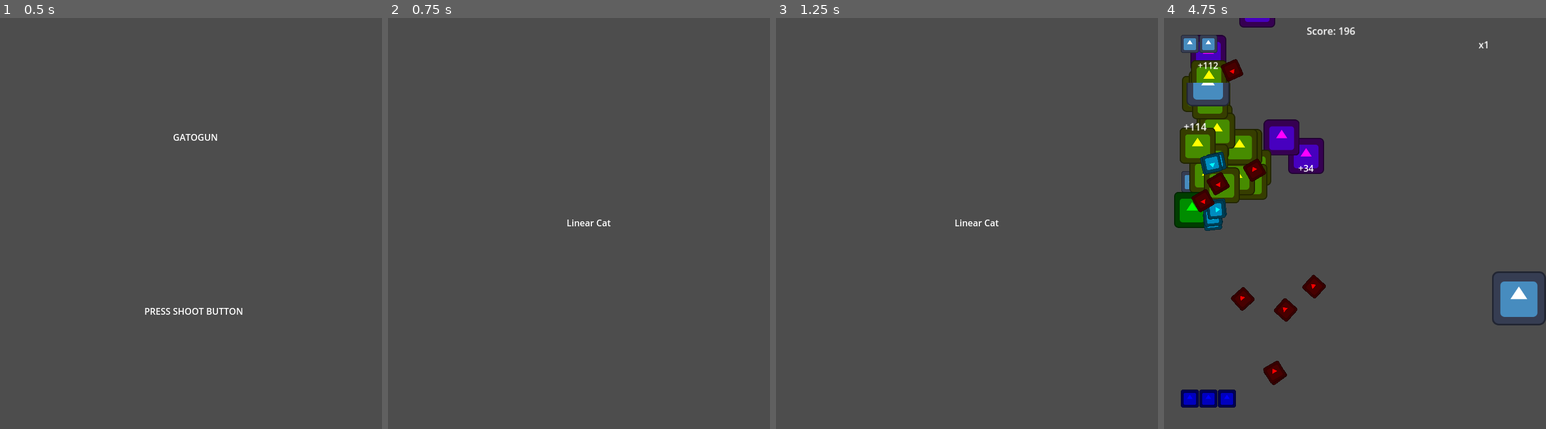
Above: before the commit, frames 1-4 (left to right).
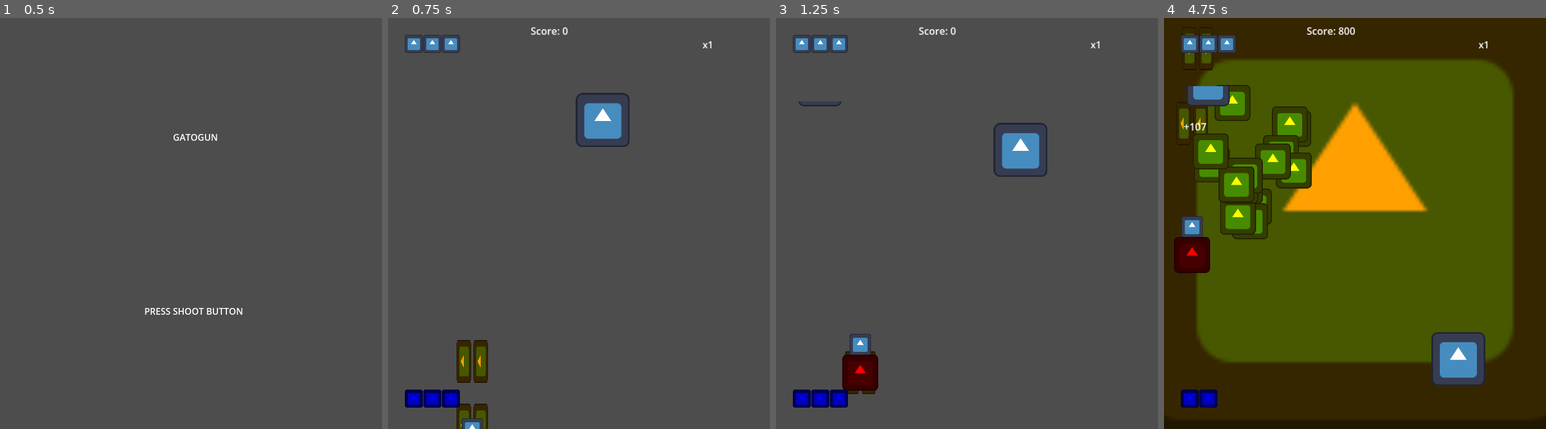
Above: after the commit, the same moments.

Repository: Zeroeth-0/Gatogun
Game: Godot game, scene res://scenes/UI/title_screen.tscn
Two runs of this game, one before a commit and one after it. Both use one fixed random seed, a clock stepped at 60 frames per second and the inputs below. The engine's default icon, where the game draws it, is replaced by a stand-in: a white triangle on a blue panel in a dark square.
Inputs:
- Up to frame 1 (0.5 s): no input
- Up to frame 2 (0.75 s): tap Enter (Start) at 0.5 s; hold Right (RIGHT) from 0.53 s (still down); hold Z (A) from 0.53 s (still down)
- Up to frame 3 (1.25 s): keep holding Right (RIGHT); keep holding Z (A); tap X (B) at 0.8 s
- Up to frame 4 (4.75 s): release Right (RIGHT) at 1.28 s; release Z (A) at 1.28 s; hold Down (DOWN) 1.28-2.03 s; tap X (B) at 1.35, 3.05, 3.6 s; tap C (C) at 1.55, 4.35 s; hold Right (RIGHT) 2.03-2.78 s; hold C (C) 2.03-2.78 s; tap Z (A) at 2.3, 2.85, 4.55 s; hold Up (UP) 2.78-3.53 s; hold C (C) 3.53-4.28 s; hold Left (LEFT) from 3.53 s (still down)

Frame 1 is identical in both runs. In frame 2, 3.4% of the frame differs, in the area x 4-85%, y 2-100%; in frame 3, 3.3%; in frame 4, 96%, in the area x 0-100%, y 0-100%.

Commit message:
Styles: GATO & DOLL

Diff:
--- a/scenes/UI/character_select.tscn
+++ /dev/null
@@ -1,30 +0,0 @@
-[gd_scene load_steps=3 format=3 uid="uid://2ljl16vuntk2"]
-
-[ext_resource type="Script" uid="uid://carynk1lny4fj" path="res://source/UI/character_select.gd" id="1_f6u33"]
-[ext_resource type="PackedScene" uid="uid://bi7uyv2plo07x" path="res://scenes/levels/world.tscn" id="2_24n8n"]
-
-[node name="Character Select" type="Control" node_paths=PackedStringArray("character_sprite", "character_label")]
-layout_mode = 3
-anchors_preset = 15
-anchor_right = 1.0
-anchor_bottom = 1.0
-grow_horizontal = 2
-grow_vertical = 2
-script = ExtResource("1_f6u33")
-character_sprite = NodePath("TextureRect")
-character_label = NodePath("Label")
-next_scene = ExtResource("2_24n8n")
-
-[node name="TextureRect" type="TextureRect" parent="."]
-layout_mode = 0
-offset_left = 277.0
-offset_top = 207.0
-offset_right = 317.0
-offset_bottom = 247.0
-
-[node name="Label" type="Label" parent="."]
-layout_mode = 0
-offset_left = 318.0
-offset_top = 352.0
-offset_right = 358.0
-offset_bottom = 375.0
--- a/scenes/UI/title_screen.tscn
+++ b/scenes/UI/title_screen.tscn
@@ -1,7 +1,7 @@
 [gd_scene load_steps=3 format=3 uid="uid://dra7yqg0s7urp"]
 
 [ext_resource type="Script" uid="uid://ce6rccpqgcq1s" path="res://source/UI/title_gameover.gd" id="1_tg2ys"]
-[ext_resource type="PackedScene" uid="uid://2ljl16vuntk2" path="res://scenes/UI/character_select.tscn" id="2_iedop"]
+[ext_resource type="PackedScene" uid="uid://bi7uyv2plo07x" path="res://scenes/levels/world.tscn" id="2_u5veq"]
 
 [node name="Title Screen" type="Control"]
 layout_mode = 3
@@ -11,7 +11,7 @@
 grow_horizontal = 2
 grow_vertical = 2
 script = ExtResource("1_tg2ys")
-nextScene = ExtResource("2_iedop")
+nextScene = ExtResource("2_u5veq")
 
 [node name="Title" type="Label" parent="."]
 layout_mode = 0
--- a/scenes/levels/world.tscn
+++ b/scenes/levels/world.tscn
@@ -15,7 +15,7 @@
 [ext_resource type="PackedScene" uid="uid://c7eeyaje6ghkn" path="res://scenes/UI/h_box_container.tscn" id="13_e6078"]
 [ext_resource type="PackedScene" uid="uid://dog0k55xaa2s" path="res://scenes/items/max_power_up.tscn" id="14_8c33x"]
 
-[node name="World" type="Node2D"]
+[node name="World" type="Node2D" groups=["Level"]]
 script = ExtResource("1_btnht")
 waveFile = "res://source/levels/test.txt"
 enemyScenes = Array[PackedScene]([ExtResource("12_de0io"), ExtResource("3_xidr1")])
--- a/scenes/player/linear_cat.tscn
+++ /dev/null
@@ -1,50 +0,0 @@
-[gd_scene load_steps=6 format=3 uid="uid://bdwrnere5ixd8"]
-
-[ext_resource type="Script" uid="uid://dtihhbg6wigvr" path="res://source/player/player.gd" id="1_yk73g"]
-[ext_resource type="PackedScene" uid="uid://cayls45qnqvte" path="res://scenes/bullets/player/bomb.tscn" id="2_2l8o3"]
-[ext_resource type="Texture2D" uid="uid://cuojt0mdh67vh" path="res://icon.svg" id="2_l3m3u"]
-[ext_resource type="PackedScene" uid="uid://cjhkionj3a6h3" path="res://scenes/weapons/player/weapon.tscn" id="4_288yd"]
-
-[sub_resource type="RectangleShape2D" id="RectangleShape2D_klkvo"]
-
-[node name="CatPlayer" type="CharacterBody2D" node_paths=PackedStringArray("sprite", "hitbox") groups=["Player"]]
-z_index = 4
-script = ExtResource("1_yk73g")
-sprite = NodePath("Icon")
-bomb = ExtResource("2_2l8o3")
-hitbox = NodePath("Denialzone")
-speed = 300
-screenMargin = 50
-
-[node name="Hurtbox" type="Area2D" parent="." groups=["Collect", "Player"]]
-z_index = 5
-
-[node name="CollisionShape2D" type="CollisionShape2D" parent="Hurtbox"]
-scale = Vector2(0.3, 0.3)
-shape = SubResource("RectangleShape2D_klkvo")
-debug_color = Color(0, 1, 0, 0.419608)
-
-[node name="Icon" type="Sprite2D" parent="."]
-modulate = Color(0, 1, 0, 1)
-z_index = 4
-scale = Vector2(0.5, 0.5)
-texture = ExtResource("2_l3m3u")
-
-[node name="CollisionShape2D" type="CollisionShape2D" parent="."]
-scale = Vector2(0.3, 0.3)
-shape = SubResource("RectangleShape2D_klkvo")
-disabled = true
-debug_color = Color(0, 1, 0, 0.419608)
-
-[node name="Denialzone" type="Area2D" parent="." groups=["Player"]]
-scale = Vector2(1.7, 1.7)
-
-[node name="CollisionShape2D" type="CollisionShape2D" parent="Denialzone"]
-scale = Vector2(4, 4)
-shape = SubResource("RectangleShape2D_klkvo")
-debug_color = Color(0, 1, 0, 0.419608)
-
-[node name="Weapon" parent="." instance=ExtResource("4_288yd")]
-
-[connection signal="area_entered" from="Hurtbox" to="." method="_on_hurtbox_area_entered"]
-[connection signal="area_exited" from="Hurtbox" to="." method="_on_hurtbox_area_exited"]
--- a/scenes/player/player.tscn
+++ b/scenes/player/player.tscn
@@ -10,6 +10,7 @@
 [node name="CatPlayer" type="CharacterBody2D" node_paths=PackedStringArray("sprite", "hitbox") groups=["Player"]]
 z_index = 4
 script = ExtResource("1_7pfs0")
+DollStyle = 2
 sprite = NodePath("Icon")
 bomb = ExtResource("2_ufgkt")
 hitbox = NodePath("Denialzone")
@@ -44,8 +45,7 @@
 shape = SubResource("RectangleShape2D_klkvo")
 debug_color = Color(0, 1, 0, 0.419608)
 
-[node name="Weapon" parent="." node_paths=PackedStringArray("sprite") instance=ExtResource("4_g6re5")]
-sprite = NodePath("../Icon")
+[node name="Weapon" parent="." instance=ExtResource("4_g6re5")]
 
 [connection signal="area_entered" from="Hurtbox" to="." method="_on_hurtbox_area_entered"]
 [connection signal="area_exited" from="Hurtbox" to="." method="_on_hurtbox_area_exited"]
--- a/scenes/player/wide_cat.tscn
+++ /dev/null
@@ -1,51 +0,0 @@
-[gd_scene load_steps=6 format=3 uid="uid://81sktqqbp7ea"]
-
-[ext_resource type="Script" uid="uid://dtihhbg6wigvr" path="res://source/player/player.gd" id="1_ujjkf"]
-[ext_resource type="PackedScene" uid="uid://cayls45qnqvte" path="res://scenes/bullets/player/bomb.tscn" id="2_fs4o1"]
-[ext_resource type="Texture2D" uid="uid://cuojt0mdh67vh" path="res://icon.svg" id="2_fwlg7"]
-[ext_resource type="PackedScene" uid="uid://cjhkionj3a6h3" path="res://scenes/weapons/player/weapon.tscn" id="3_8e7om"]
-
-[sub_resource type="RectangleShape2D" id="RectangleShape2D_klkvo"]
-
-[node name="CatPlayer" type="CharacterBody2D" node_paths=PackedStringArray("sprite", "hitbox") groups=["Player"]]
-z_index = 4
-script = ExtResource("1_ujjkf")
-sprite = NodePath("Icon")
-bomb = ExtResource("2_fs4o1")
-hitbox = NodePath("Denialzone")
-speed = 300
-screenMargin = 50
-
-[node name="Hurtbox" type="Area2D" parent="." groups=["Collect", "Player"]]
-z_index = 5
-
-[node name="CollisionShape2D" type="CollisionShape2D" parent="Hurtbox"]
-scale = Vector2(0.3, 0.3)
-shape = SubResource("RectangleShape2D_klkvo")
-debug_color = Color(0, 1, 0, 0.419608)
-
-[node name="Icon" type="Sprite2D" parent="."]
-modulate = Color(0, 1, 0, 1)
-z_index = 4
-scale = Vector2(0.5, 0.5)
-texture = ExtResource("2_fwlg7")
-
-[node name="CollisionShape2D" type="CollisionShape2D" parent="."]
-scale = Vector2(0.3, 0.3)
-shape = SubResource("RectangleShape2D_klkvo")
-disabled = true
-debug_color = Color(0, 1, 0, 0.419608)
-
-[node name="Denialzone" type="Area2D" parent="." groups=["Player"]]
-scale = Vector2(1.7, 1.7)
-
-[node name="CollisionShape2D" type="CollisionShape2D" parent="Denialzone"]
-scale = Vector2(4, 4)
-shape = SubResource("RectangleShape2D_klkvo")
-debug_color = Color(0, 1, 0, 0.419608)
-
-[node name="Weapon" parent="." node_paths=PackedStringArray("sprite") instance=ExtResource("3_8e7om")]
-sprite = NodePath("../Icon")
-
-[connection signal="area_entered" from="Hurtbox" to="." method="_on_hurtbox_area_entered"]
-[connection signal="area_exited" from="Hurtbox" to="." method="_on_hurtbox_area_exited"]
--- a/source/UI/character_select.gd
+++ /dev/null
@@ -1,29 +0,0 @@
-extends Control
-
-@export var character_sprite: TextureRect                                       # Aspecto de personaje a elegir
-@export var character_label: Label                                              # Nombre de personaje a elegir
-@export var next_scene: PackedScene                                             # Próxima escena
-
-var selected_index: int = 0
-var character_names: Array[String] = ["Wide Cat", "Linear Cat"]
-
-func _ready():
-	update_selection()
-
-func _input(_event):
-	if Input.is_action_pressed("RIGHT"):
-		selected_index = (selected_index + 1) % character_names.size()
-		update_selection()
-	elif Input.is_action_pressed("LEFT"):
-		selected_index = (selected_index - 1 + character_names.size()) % character_names.size()
-		update_selection()
-
-	# Seleccionar personaje e iniciar juego
-	if Input.is_action_just_pressed("C") or Input.is_action_just_pressed("A"): start_game()
-
-func update_selection():
-	character_label.text = character_names[selected_index]
-
-func start_game():
-	GAME.selectedCharacter = GAME.characterScenes[selected_index]  # Guarda selecciónc
-	get_tree().change_scene_to_packed(next_scene)  # Cambia de escena
--- a/source/levels/level_parser.gd
+++ b/source/levels/level_parser.gd
@@ -2,6 +2,8 @@
 
 @export_file var waveFile: String
 @export var enemyScenes: Array[PackedScene] = []
+var lives = 3
+var playing = true
 
 const LANE_GAP: int = 87
 
@@ -22,7 +24,6 @@
 func _ready() -> void:
 	_load_markers()
 	await _load_wave_data(waveFile)
-	GAME.lives = 2
 	GAME.spawn()
 
 func _load_markers() -> void:
--- a/source/player/player.gd
+++ b/source/player/player.gd
@@ -1,13 +1,17 @@
 extends CharacterBody2D
 
+# === ESTILOS ===
+enum StyleEnum { SPEED, STRONG, NEWBIE }
+
 # === EXPORTS GENERALES ===
+@export var DollStyle: StyleEnum = StyleEnum.SPEED
 @export var sprite: Sprite2D                                                    # Aspecto del jugador
 @export var bomb: PackedScene                                                   # Bomba
 @export var hitbox: Node2D                                                      # Colisión
 
 # === MOVIMIENTO ===
 @export_category("MOVEMENT")
-@export_range(150, 350, 50) var speed: int                                      # Velocidad de movimiento
+@export_range(150, 400, 50) var speed: int                                      # Velocidad de movimiento
 @export var screenMargin: int                                                   # Bordes de la pantalla
 var direction := Vector2.UP                                                     # Dirección de movimiento
 
@@ -22,13 +26,16 @@
 	playable = false
 	goPoint = GAME.goPoint
 
+	if DollStyle == StyleEnum.STRONG: WEAPON.lvl_up("MAX")
+
 # === LOOP PRINCIPAL ===
 func _process(_delta: float) -> void:
 	if playable:
 		_handle_movement()
 		_clamp_to_screen(get_viewport().get_visible_rect().size)
 		if Input.is_action_just_pressed("B") and GAME.bombCount > 0 and canDie: _handle_bombing()
-		speed = 150 if INPUT.fireHold else 350
+		if DollStyle == StyleEnum.SPEED: speed = 200 if INPUT.fireHold else 400
+		else: speed = 150 if INPUT.fireHold else 350
 	else:
 		# Movimiento automático antes de habilitar control
 		if not shielded:
@@ -74,11 +81,12 @@
 
 # === COLISIONES ===
 func _on_hurtbox_area_entered(area: Node) -> void:
-	if canDie and area.is_in_group("Damage") and GAME.bombCount == 0:
-		GAME.lives -= 1
-		GAME.store(global_position, false)
-		queue_free()
-	elif canDie and area.is_in_group("Damage"): _handle_bombing()
+	if canDie and area.is_in_group("Damage"):
+		if DollStyle == StyleEnum.NEWBIE and GAME.bombCount > 0: _handle_bombing()
+		else:
+			GAME.lives -= 1
+			GAME.store(global_position, false)
+			queue_free()
 
-func _on_hurtbox_area_exited(area: Node) -> void:
+func _on_hurtbox_area_exited(area: Node) -> void: # Enemy cutoff
 	if area.is_in_group("Ground"): area.get_parent().canShoot = true
--- a/source/weapons/option_manager.gd
+++ b/source/weapons/option_manager.gd
@@ -1,22 +1,24 @@
 extends Node2D
 
 # === ESTILOS ===
-enum StyleEnum { MAIN, STRONG, NEWBIE, CLASSIC, DAMAGE }
+enum StyleEnum { RANGE, DAMAGE, CLASSIC }
 
 # === EXPORTS GENERALES ===
-@export var PlayStyle: StyleEnum = StyleEnum.MAIN
+@export var GatoStyle: StyleEnum = StyleEnum.RANGE
 @export var stdTargetPos: Vector2 = Vector2.ZERO
 @export var dpsTargetPos: Vector2 = Vector2.ZERO
 
 # === FLUJO DE COMPORTAMIENTO ===
-func _process(delta: float) -> void:
+func _process(_delta: float) -> void:
 	option_waker()
+
+func _ready():
 	formation_handler()
 	shot_type()
 
 # === AUXILIAR ===
 func formation_handler():
-	match PlayStyle:
+	match GatoStyle:
 		StyleEnum.CLASSIC:
 			$OptionR.OptionType = $OptionR.OptionEnum.FOLLOW
 			$OptionL.OptionType = $OptionL.OptionEnum.FOLLOW
@@ -25,7 +27,7 @@
 			$OptionL.OptionType = $OptionL.OptionEnum.SIDES
 
 func shot_type():
-	match PlayStyle:
+	match GatoStyle:
 		StyleEnum.DAMAGE:
 			$OptionR.isLinear = true
 			$OptionL.isLinear = true
--- a/utils/GameManager.gd
+++ b/utils/GameManager.gd
@@ -6,8 +6,7 @@
 var directions = [Vector2(1, 1), Vector2(-1, 1), Vector2(1, -1), Vector2(-1, -1)]
 
 # === ESCENAS DISPONIBLES ===
-@onready var wideCat: PackedScene = preload("res://scenes/player/wide_cat.tscn")                    # Disparo ancho
-@onready var linearCat: PackedScene = preload("res://scenes/player/linear_cat.tscn")                # Disparo lineal
+@onready var cat: PackedScene = preload("res://scenes/player/player.tscn")                          # Jugador
 @onready var powerUp: PackedScene = preload("res://scenes/items/power_up.tscn")                     # Potenciador
 @onready var maxPowerUp: PackedScene = preload("res://scenes/items/max_power_up.tscn")              # Potenciador máximo
 @onready var uiContinue: PackedScene = preload("res://scenes/UI/continue.tscn")                     # Continuar
@@ -21,25 +20,24 @@
 var bombCount: int = 3
 
 var player: Node2D = null
-var characterScenes: Array[PackedScene] = []
-var selectedCharacter: PackedScene = null
 
 var spawnPos: Vector2 = Vector2(0, 0)
 var spawnContinued: bool = false
+var playing: bool = false
 
-func _ready() -> void:
-	# Guardamos los personajes jugables en el array
-	characterScenes = [wideCat, linearCat]
-
-func _process(delta):
-	if get_tree().get_nodes_in_group("Player").size() <= 0: spawn()
+func _process(_delta):
+	if get_tree().get_nodes_in_group("Level").size() >= 1:
+		var world = get_tree().get_first_node_in_group("Level");
+		lives = world.lives
+		playing = world.playing
+	if get_tree().get_nodes_in_group("Player").size() <= 0 and playing: spawn()
 
 func spawn() -> void:
 	# Si ya hay un jugador en escena, no hacer nada
 	if get_tree().get_nodes_in_group("Player").size() > 0: return
 
 	# Solo se hace respawn si hay personaje seleccionado y vidas disponibles
-	if selectedCharacter and lives >= 0:
+	if cat and lives >= 0:
 		# Instanciar potenciadores
 		var totalItems = (WEAPON.burstLvl - 1) + WEAPON.optionCounter if !spawnContinued else 0
 		for i in totalItems - get_tree().get_nodes_in_group("PowerUp").size():
@@ -56,10 +54,10 @@
 		WEAPON.optionCounter = 0
 
 		# Instanciar jugador
-		var instance = selectedCharacter.instantiate()
+		var instance = cat.instantiate()
 		instance.position = spawnPoint
 		if get_tree().current_scene: get_tree().current_scene.call_deferred("add_child", instance)
-	elif selectedCharacter and lives < 0:
+	elif cat and lives < 0:
 		var uiCont = uiContinue.instantiate()
 		uiCont.position = Vector2(0, 0)
 		if get_tree().current_scene: get_tree().current_scene.call_deferred("add_child", uiCont)
Not shown, removed: source/UI/character_select.gd.uid
